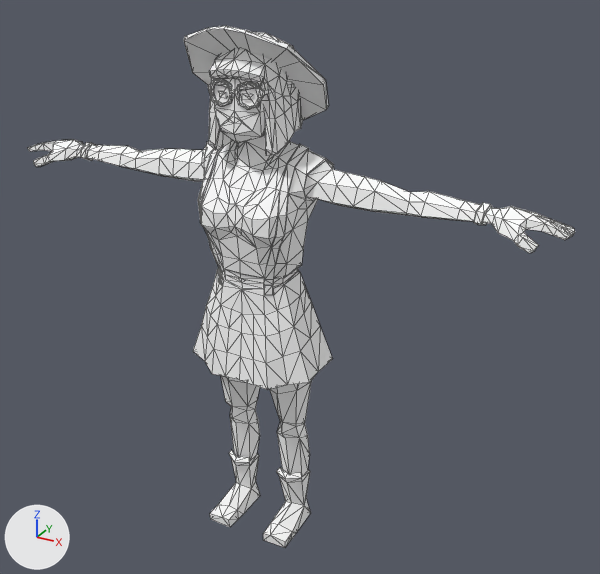
The glTF model assets/synty/characters/models/SK_Character_HipsterGirl.glb: old version first, new version second.
Before and after are seen from a camera (50 mm lens) standing at (1.4, -2.26, 2.14) and looking at (0.11, 0.1, 0.96). Every picture has the same lights, and +X, +Y and +Z are marked at lower left. Mesh edges are drawn as thin lines.

Objects in the first picture: 'SK_Character_HipsterGirl'.
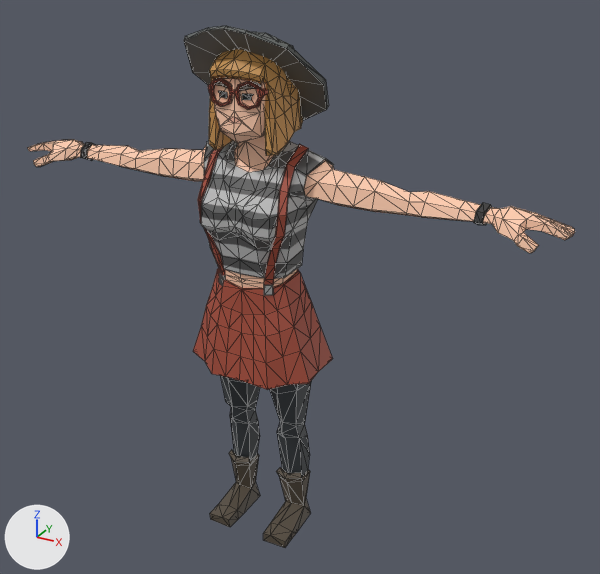
Location of each change, [x1, y1, x2, y2] in pixels of the pictures (600 x 574 px):
'SK_Character_HipsterGirl', surface changed
    both: [28, 26, 575, 548]

What changed in the scene script:
```text
Add img_polygon_city_characters_texture_01_a:
    img_polygon_city_characters_texture_01_a = load_image('Polygon_City_Characters_Texture_01_A', '_unpacked/Polygon_City_Characters_Texture_01_A', 1024, 1024, 'sRGB')
Change mat_lambert3:
    remove mat_lambert3.base_color = (1.0, 1.0, 1.0)  # white #ffffff
    add mat_lambert3.texture = img_polygon_city_characters_texture_01_a
```
